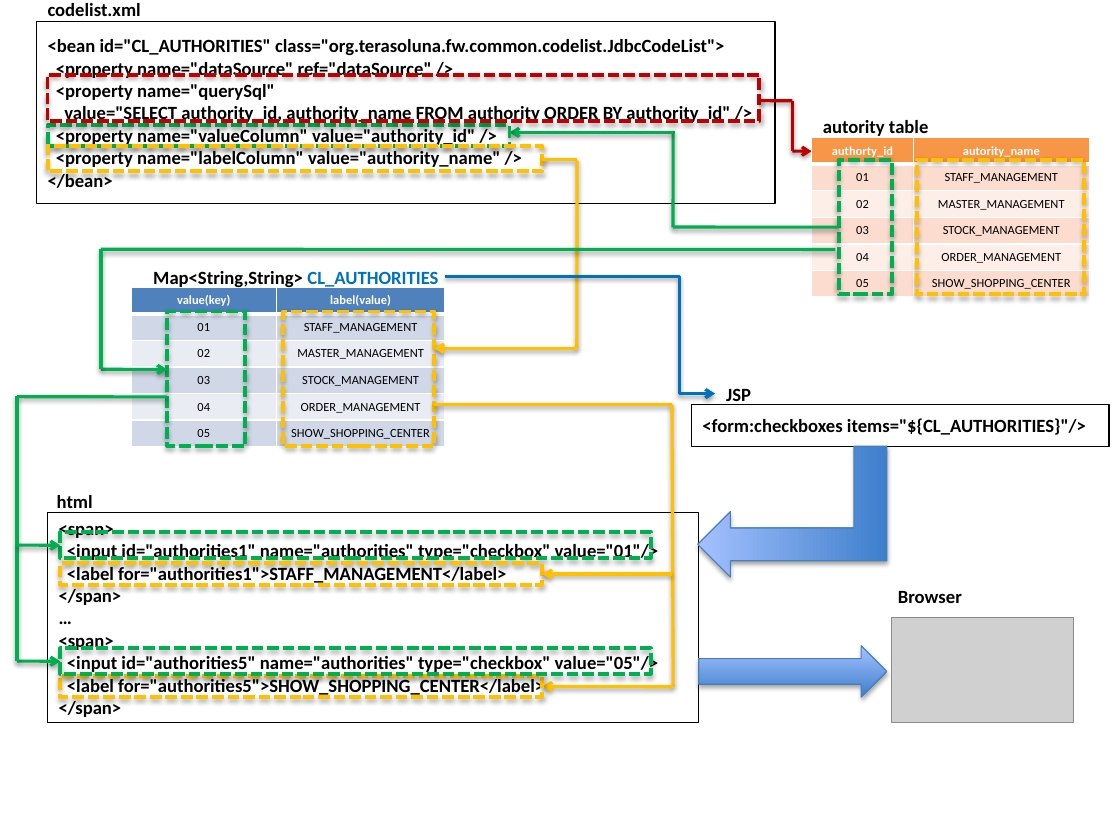
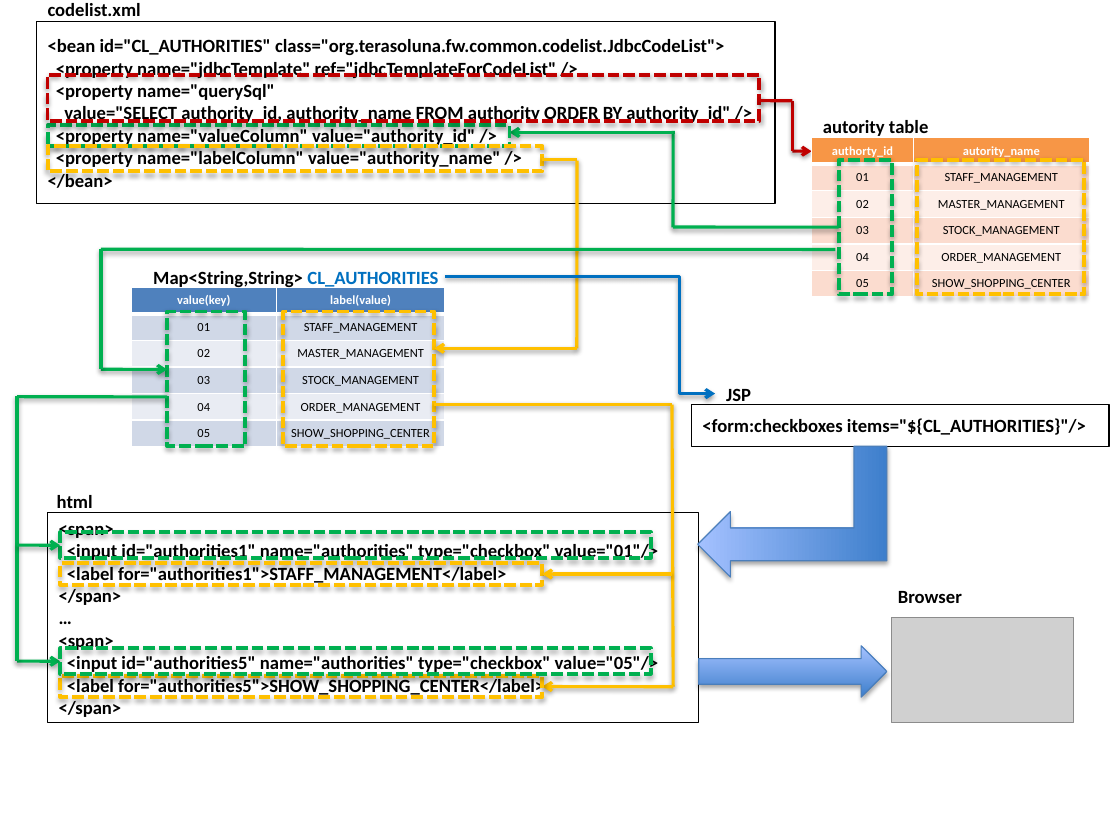
Before and after one commit to ynojima/guideline, a slide deck: slide 4 of source_en/ArchitectureInDetail/images_CodeList/materialCodeList.pptx. Drawn at 1120x840 pixels with LibreOffice and Linux fonts; fonts in the diff are those of the drawing; grey boxes stand for pictures. Boxes give left, top, right and bottom in pixels: in the first picture for what was removed or moved away, otherwise in the second. Text is boxed around its words. In the diff, an @@ line names an element or a change of style, - is before the commit and + after.

Commit message:
#1332 inject JdbcTemplate into JdbcCodelist (at en)
(cherry picked from commit b0296f90b256cda024adc04a75ed5069cf529590)

```diff
--- a/source_en/ArchitectureInDetail/images_CodeList/materialCodeList.pptx
+++ b/source_en/ArchitectureInDetail/images_CodeList/materialCodeList.pptx
@@ text in rectangle at (56, 62, 557, 78): text changed @@
-<property name="dataSource" ref="dataSource" />
+<property name="jdbcTemplate" ref="jdbcTemplateForCodeList" />
```
Also in this commit, not shown: 2 other files.
